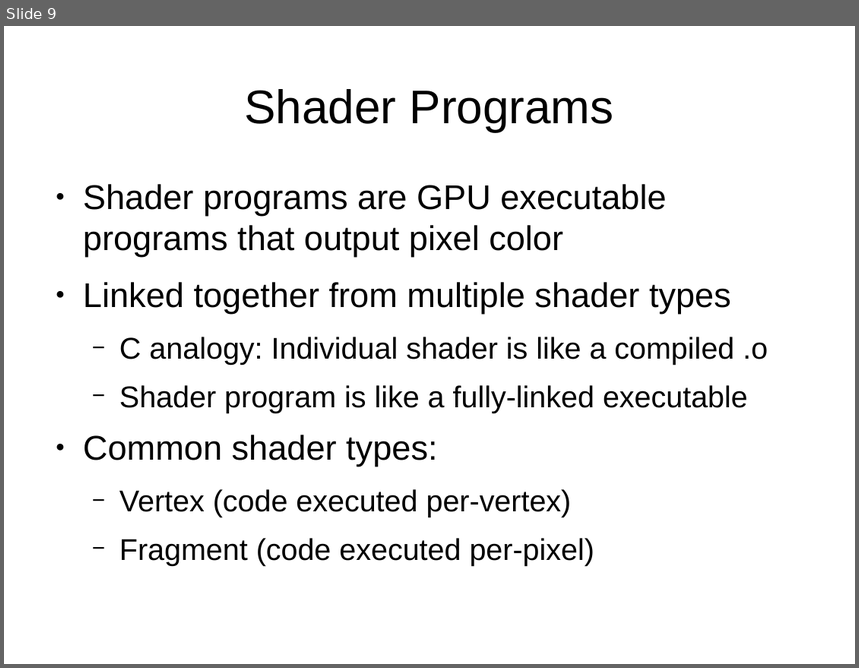
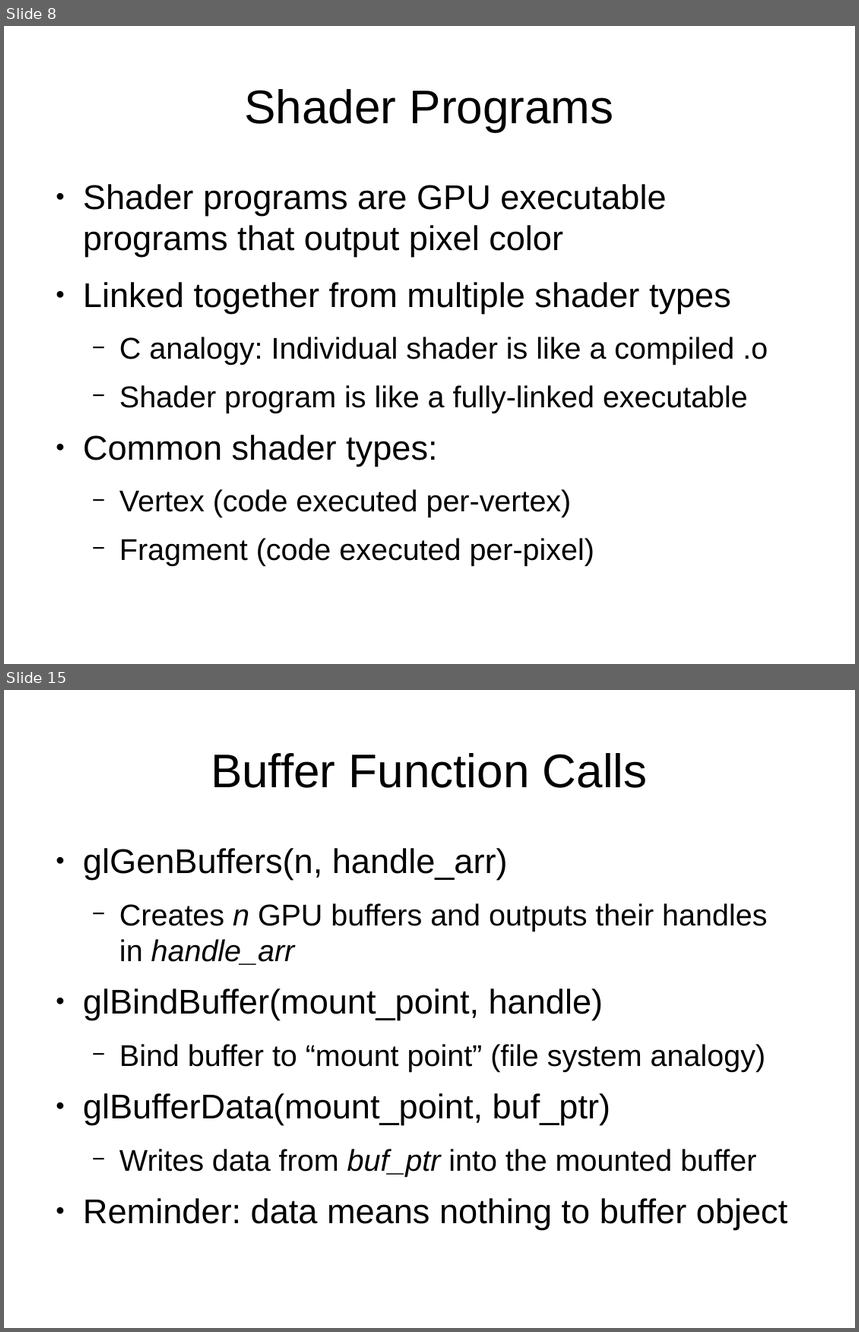
Before and after one commit to jayschwa/3d-opengl-presentation, a slide deck: Slides.odp. Shown one above the other, each under a label of ours: slide 9 before the commit, slides 8 and 15 after it; the slides between them are not shown. The pictures are 859x668 and 859x1332 pixels, drawn with LibreOffice and Linux fonts; fonts in the diff are those of the drawing. Boxes give left, top, right and bottom in pixels: in the first picture for what was removed or moved away, otherwise in the second. Text is boxed around its words. In the diff, an @@ line names an element or a change of style, - is before the commit and + after.

```diff
--- a/Slides.odp
+++ b/Slides.odp
@@ slide 15 added at <box>4,690,855,1328</box>, background #FFFFFF @@
@@ title added at <box>211,753,648,788</box>, 44 pt, text #000000 @@
+Buffer Function Calls
@@ text added at <box>83,848,788,1230</box>, 28 pt, text #000000 @@
+● glGenBuffers(n, handle_arr)
+  − Creates n GPU buffers and outputs their handles in handle_arr
+● glBindBuffer(mount_point, handle)
+  − Bind buffer to “mount point” (file system analogy)
+● glBufferData(mount_point, buf_ptr)
+  − Writes data from buf_ptr into the mounted buffer
+● Reminder: data means nothing to buffer object
@@ what was slide 9 is now slide 8 @@
```
Also in this commit, not shown: 4 slides changed, 8 other slides added.
